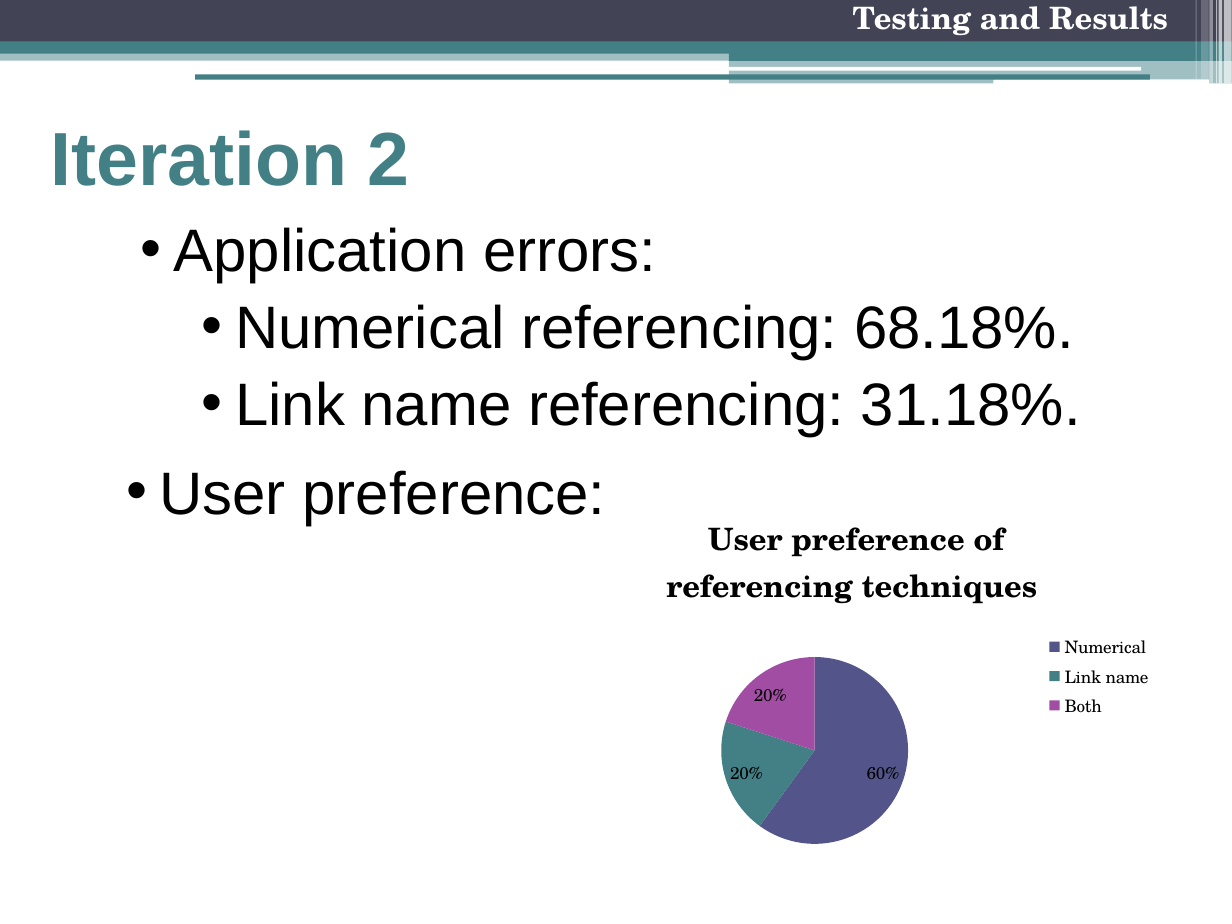
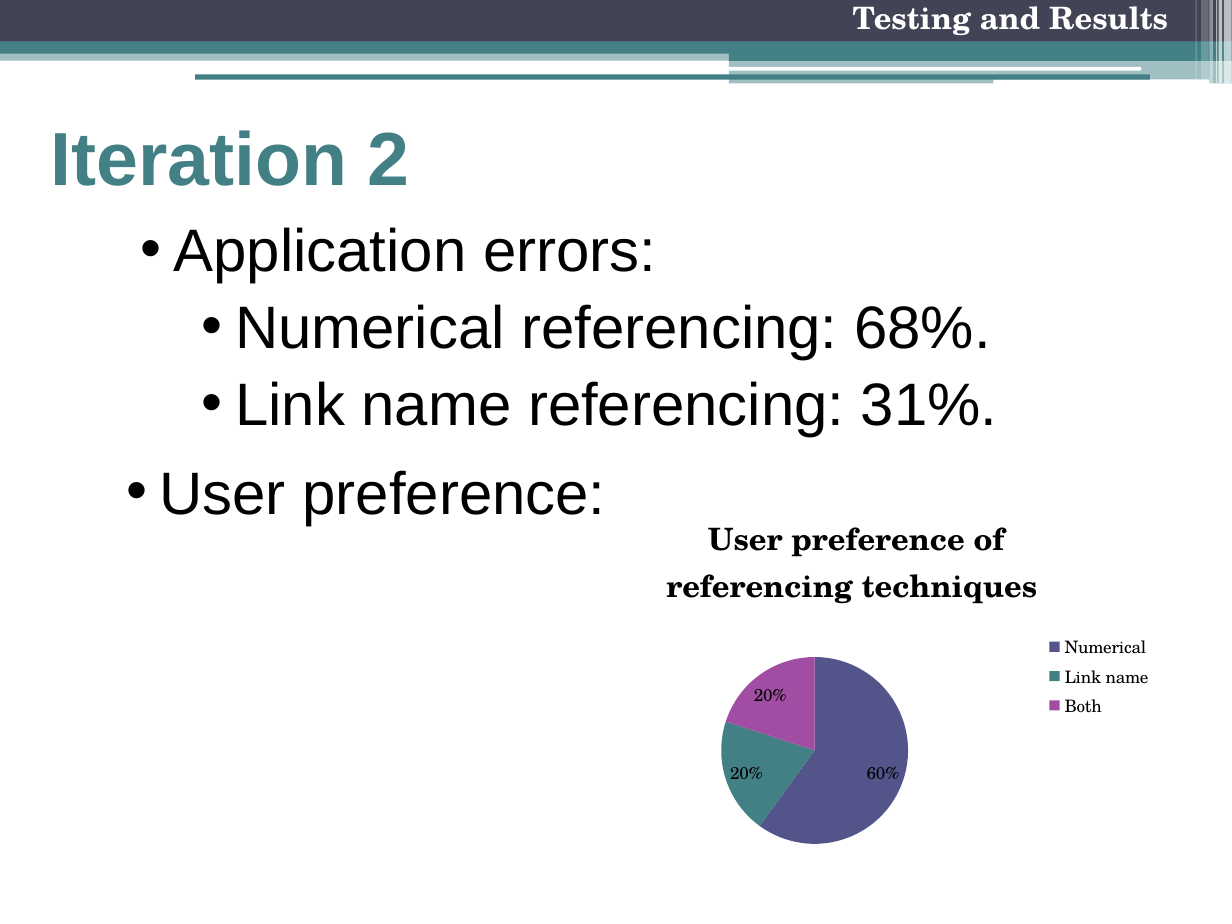
Before and after one commit to freecole/Lab-project, a slide deck: slide 26 of Presentation/3 Nov/Final Presentation.pptx. Drawn at 1232x924 pixels with LibreOffice and Linux fonts; fonts in the diff are those of the drawing. Boxes give left, top, right and bottom in pixels: in the first picture for what was removed or moved away, otherwise in the second. Text is boxed around its words. In the diff, an @@ line names an element or a change of style, - is before the commit and + after.

```diff
--- a/Presentation/3 Nov/Final Presentation.pptx
+++ b/Presentation/3 Nov/Final Presentation.pptx
@@ text at (x1=235, y1=304, x2=997, y2=436): text changed @@
-    • Numerical referencing: 68.18%.
-    • Link name referencing: 31.18%.
+    • Numerical referencing: 68%.
+    • Link name referencing: 31%.
```
Also in this commit, not shown: 2 other slides changed.
